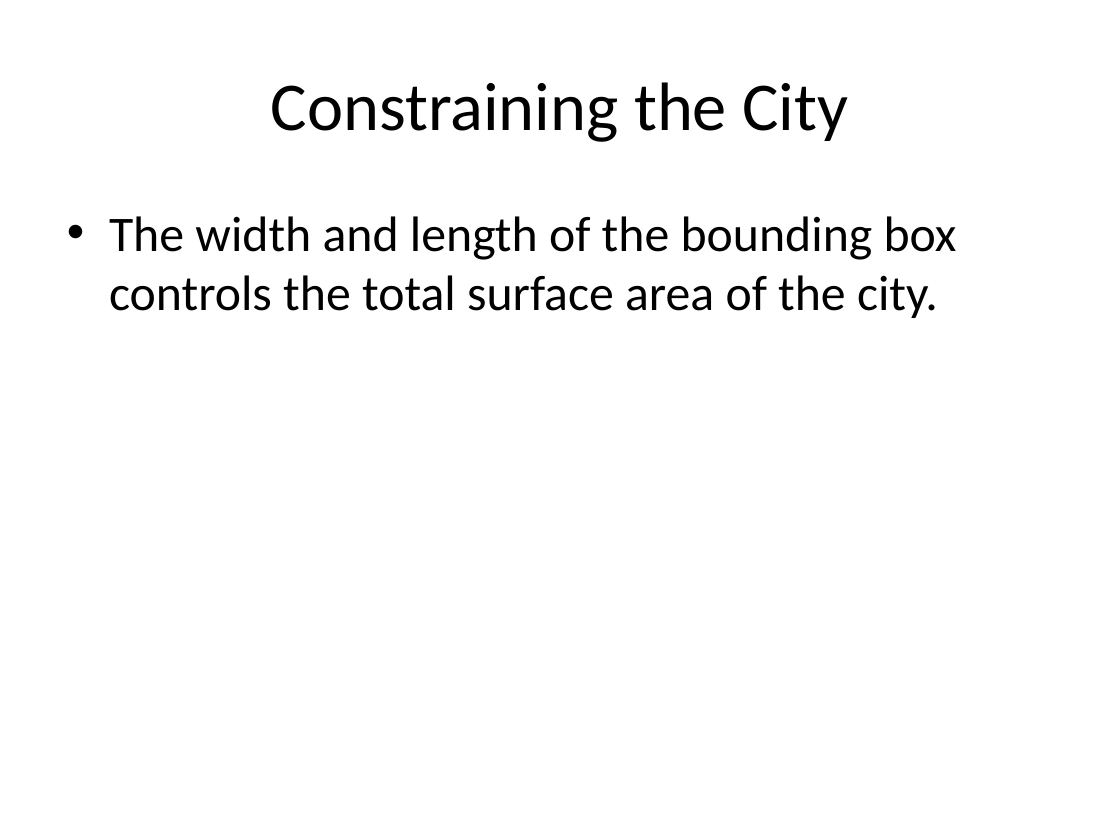
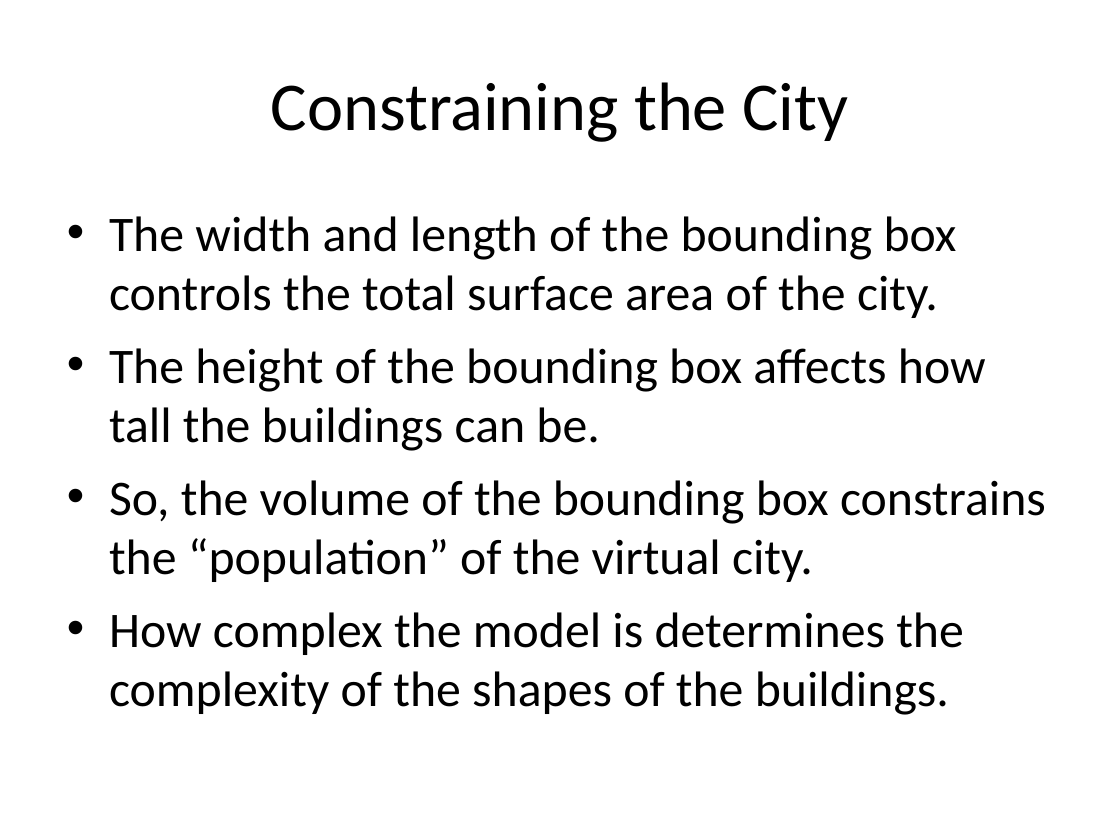
Before and after one commit to reinebold/cs580CMS, a slide deck: slide 12 of Documents/Creating a Procedural City.ppt (slide 9 before the commit). Drawn at 1120x840 pixels with LibreOffice and Linux fonts; fonts in the diff are those of the drawing. Boxes give left, top, right and bottom in pixels: in the first picture for what was removed or moved away, otherwise in the second. Text is boxed around its words. In the diff, an @@ line names an element or a change of style, - is before the commit and + after.

```diff
--- a/Documents/Creating a Procedural City.ppt
+++ b/Documents/Creating a Procedural City.ppt
@@ text at [109, 348, 1046, 715]: paragraphs added @@
+• The height of the bounding box affects how tall the buildings can be.
+• So, the volume of the bounding box constrains the “population” of the virtual city.
+• How complex the model is determines the complexity of the shapes of the buildings.
```
Also in this commit, not shown: 8 other slides changed, 5 slides added, 4 slides removed, 1 other file.
